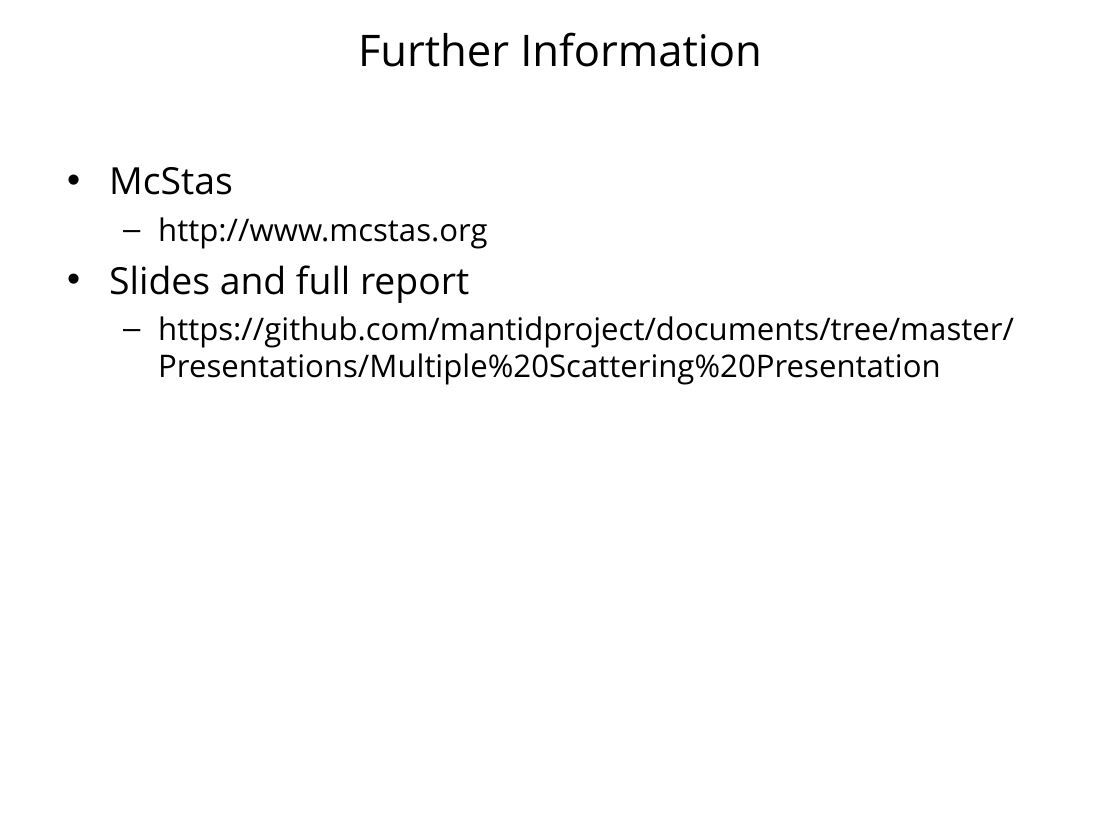
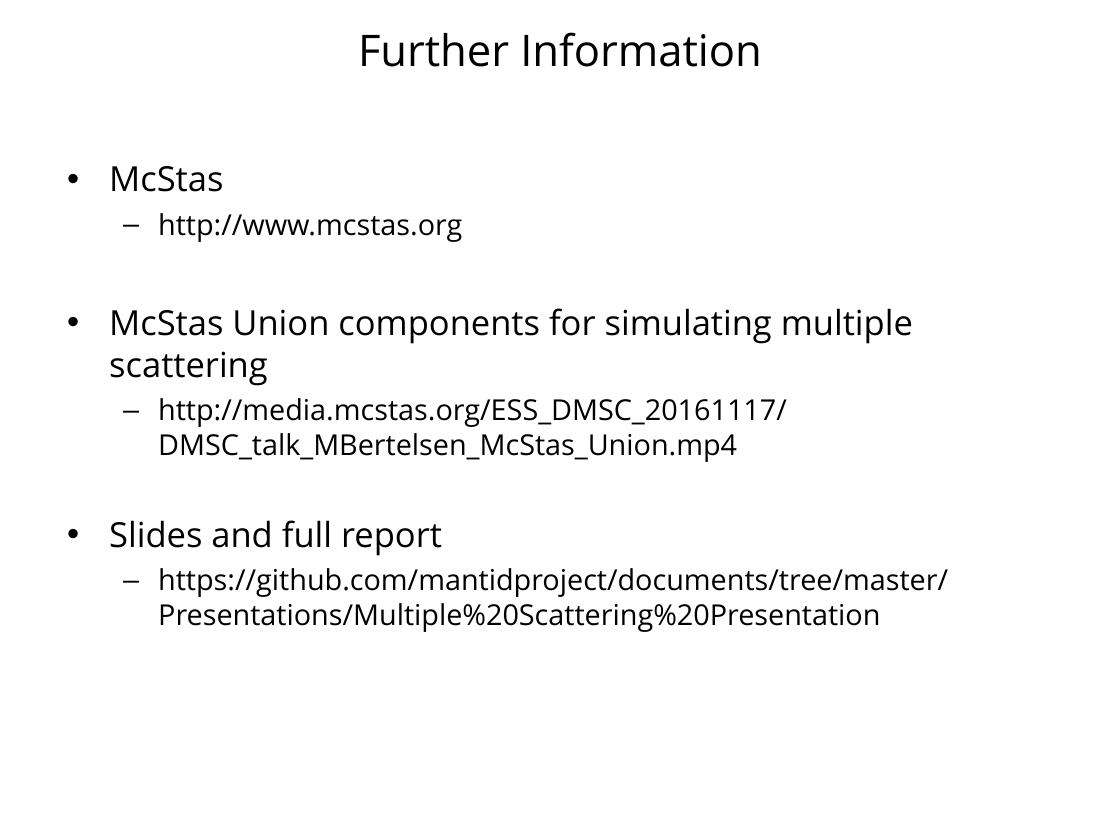
Before and after one commit to mantidproject/documents, a slide deck: slide 12 of Presentations/Multiple Scattering Presentation/Investigating multiple scattering with McStas.ppt. Drawn at 1120x840 pixels with LibreOffice and Linux fonts; fonts in the diff are those of the drawing; background and template pictures are left out. Boxes give left, top, right and bottom in pixels: in the first picture for what was removed or moved away, otherwise in the second. Text is boxed around its words. In the diff, an @@ line names an element or a change of style, - is before the commit and + after.

```diff
--- a/Presentations/Multiple Scattering Presentation/Investigating multiple scattering with McStas.ppt
+++ b/Presentations/Multiple Scattering Presentation/Investigating multiple scattering with McStas.ppt
@@ text at bbox=[109, 166, 948, 632]: size 24 to 22.2 pt in "McStas", "Slides and full report"; size 20 to 18.5 pt in "http://www.mcstas.org", "https://github.com/mantidproject/documents/tree/master/Prese ..." @@
@@ text at bbox=[109, 308, 913, 462]: paragraphs added @@
+• McStas Union components for simulating multiple scattering
+  – http://media.mcstas.org/ESS_DMSC_20161117/DMSC_talk_MBertelsen_McStas_Union.mp4
```
Also in this commit, not shown: 3 other slides changed.
